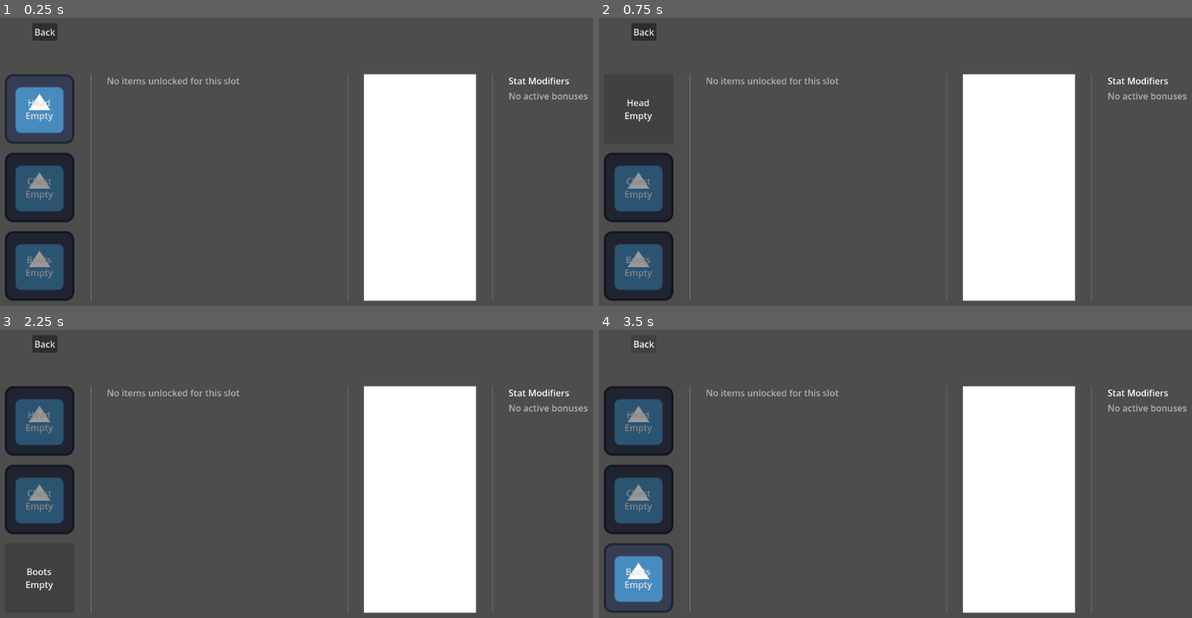
Above: before the commit, frames 1-4 (two rows, left to right).
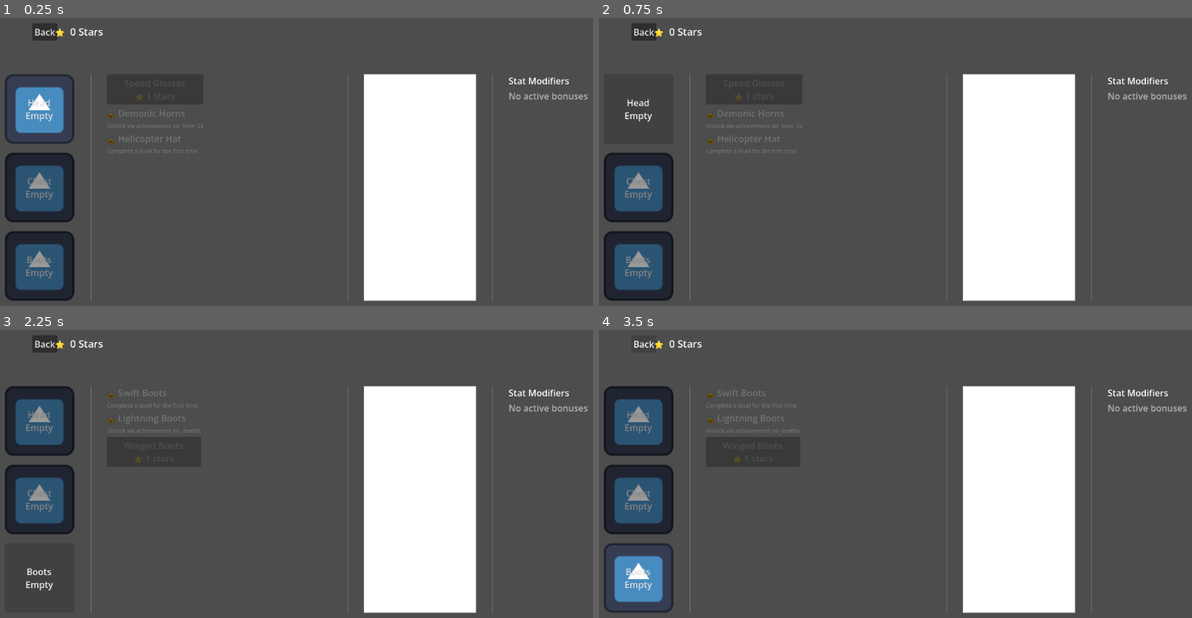
Above: after the commit, the same moments.

Repository: jpvds1/DDJD
Game: Godot game, scene res://scenes/ui/customization_menu.tscn
The game is run twice, just before and just after one commit, with the same random seed, the same clock (stepped at 60 frames per second) and the same inputs. This scene is started directly instead of the project's main scene. The engine's default icon, where the game draws it, is replaced by a stand-in: a white triangle on a blue panel in a dark square.
Inputs:
- Up to frame 1 (0.25 s): no input
- Up to frame 2 (0.75 s): click "Head Empty" at 0.5 s
- Up to frame 3 (2.25 s): click "Chest Empty" at 1.25 s; click "Boots Empty" at 2 s
- Up to frame 4 (3.5 s): click "Back" at 2.75 s

The runs differ from the first frame. In frame 1, 0.6% of the frame differs, in the area x 9-41%, y 3-48%; in frame 2, 0.6%; in frame 3, 0.5%; in frame 4, 0.5%.
Error before the commit: Invalid call. Nonexistent function 'change_GUI_scene' in base 'Nil'. (res://scripts/ui/customization_menu.gd:199)
Error after the commit: Invalid call. Nonexistent function 'change_GUI_scene' in base 'Nil'. (res://scripts/ui/customization_menu.gd:259)

Commit message:
feat: customization menu updated

Diff:
--- a/platformer-game/resources/gear_items/Boots/LightningBoots.tres
+++ b/platformer-game/resources/gear_items/Boots/LightningBoots.tres
@@ -6,6 +6,8 @@
 script = ExtResource("1_530fq")
 item_name = "Lightning Boots"
 slot = 2
+unlock_type = 3
+achievement_id = "no_deaths"
 dash_cooldown_reduction = 0.5
 extra_dashes = 1
 metadata/_custom_type_script = "uid://1mwlo1yrpnfc"
--- a/platformer-game/resources/gear_items/Boots/WingedBoots.tres
+++ b/platformer-game/resources/gear_items/Boots/WingedBoots.tres
@@ -6,6 +6,8 @@
 script = ExtResource("1_2ymrx")
 item_name = "Winged Boots"
 slot = 2
+unlock_type = 2
+star_cost = 1
 jump_velocity_bonus = 2.0
 extra_jumps = 1
 metadata/_custom_type_script = "uid://1mwlo1yrpnfc"
--- a/platformer-game/resources/gear_items/Chest/AngelWings.tres
+++ b/platformer-game/resources/gear_items/Chest/AngelWings.tres
@@ -6,6 +6,8 @@
 script = ExtResource("1_vf8i5")
 item_name = "Angel Wings"
 slot = 1
+unlock_type = 3
+achievement_id = "no_extra_jumps"
 jump_velocity_bonus = 1.0
 extra_jumps = 1
 metadata/_custom_type_script = "uid://1mwlo1yrpnfc"
--- a/platformer-game/resources/gear_items/Chest/RocketChest.tres
+++ b/platformer-game/resources/gear_items/Chest/RocketChest.tres
@@ -6,5 +6,7 @@
 script = ExtResource("1_4jiwo")
 item_name = "Rocketed Chestplate"
 slot = 1
+unlock_type = 2
+star_cost = 1
 dash_cooldown_reduction = 0.2
 metadata/_custom_type_script = "uid://1mwlo1yrpnfc"
--- a/platformer-game/resources/gear_items/Head/DemonHorns.tres
+++ b/platformer-game/resources/gear_items/Head/DemonHorns.tres
@@ -5,6 +5,8 @@
 [resource]
 script = ExtResource("1_jjddy")
 item_name = "Demonic Horns"
+unlock_type = 3
+achievement_id = "air_time_5s"
 jump_velocity_bonus = -2.0
 extra_jumps = -1
 dash_cooldown_reduction = 0.5
--- a/platformer-game/resources/gear_items/Head/SpeedGlasses.tres
+++ b/platformer-game/resources/gear_items/Head/SpeedGlasses.tres
@@ -5,6 +5,8 @@
 [resource]
 script = ExtResource("1_q18i4")
 item_name = "Speed Glasses"
+unlock_type = 2
+star_cost = 1
 speed_bonus = 5.0
 acceleration_bonus = 2.0
 extra_jumps = -1
--- a/platformer-game/scenes/ui/customization_menu.tscn
+++ b/platformer-game/scenes/ui/customization_menu.tscn
@@ -98,5 +98,14 @@
 offset_bottom = 62.0
 text = "Back"
 
+[node name="StarsLabel" type="Label" parent="." unique_id=1384729103]
+layout_mode = 0
+offset_left = 145.0
+offset_top = 33.0
+offset_right = 375.0
+offset_bottom = 61.0
+theme_override_font_sizes/font_size = 18
+text = "⭐  0 Stars"
+
 [connection signal="pressed" from="HBoxContainer/VBoxContainer/ActiveHeadGear" to="." method="_on_active_head_gear_pressed"]
 [connection signal="pressed" from="BackButton" to="." method="_on_back_button_pressed"]
--- a/platformer-game/scripts/ui/customization_menu.gd
+++ b/platformer-game/scripts/ui/customization_menu.gd
@@ -9,10 +9,9 @@
 @onready var boots_button: Button = $HBoxContainer/VBoxContainer/ActiveBootsGear
 
 @onready var grid_container: GridContainer = $HBoxContainer/GridContainer
-
 @onready var stats_vbox: VBoxContainer = $HBoxContainer/StatsVBox
-
 @onready var back_button: Button = $BackButton
+@onready var stars_label: Label = $StarsLabel
 
 # ---------------------------------------------------------
 # State
@@ -42,9 +41,11 @@
 const COLOR_SELECTED   := Color(1.0, 1.0, 1.0, 1.0)
 const COLOR_UNSELECTED := Color(0.6, 0.6, 0.6, 1.0)
 const COLOR_EQUIPPED   := Color(1.0, 0.85, 0.2, 1.0)
-const COLOR_BONUS_POS  := Color(0.35, 1.0, 0.45, 1.0)
-const COLOR_BONUS_NEG  := Color(1.0, 0.38, 0.38, 1.0)
-const COLOR_NO_BONUS   := Color(0.7, 0.7, 0.7, 1.0)
+const COLOR_LOCKED     := Color(0.45, 0.45, 0.45, 1.0)
+const COLOR_BUYABLE    := Color(0.4,  0.85, 1.0,  1.0)
+const COLOR_BONUS_POS  := Color(0.35, 1.0,  0.45, 1.0)
+const COLOR_BONUS_NEG  := Color(1.0,  0.38, 0.38, 1.0)
+const COLOR_NO_BONUS   := Color(0.7,  0.7,  0.7,  1.0)
 
 # ---------------------------------------------------------
 # Lifecycle
@@ -62,8 +63,11 @@
 	chest_button.pressed.connect(_on_slot_button_pressed.bind(GearItem.Slot.CHEST))
 	boots_button.pressed.connect(_on_slot_button_pressed.bind(GearItem.Slot.BOOTS))
 
-	GlobalInventory.equipment_changed.connect(_on_equipment_changed)
-
+	GlobalInventory.equipment_changed.connect(_on_inventory_changed)
+	GlobalInventory.unlock_changed.connect(_on_inventory_changed)
+	GlobalInventory.stars_changed.connect(_on_stars_changed)
+
+	_update_stars_label(GlobalInventory.total_stars)
 	_on_slot_button_pressed(GearItem.Slot.HEAD)
 
 # ---------------------------------------------------------
@@ -93,32 +97,72 @@
 	for child in grid_container.get_children():
 		child.queue_free()
 
-	var available: Array[GearItem] = []
-	for item: GearItem in GlobalInventory.unlocked_items:
+	var slot_items: Array[GearItem] = []
+	for item: GearItem in GlobalInventory.all_gear:
 		if item.slot == _selected_slot:
-			available.append(item)
-
-	if available.is_empty():
+			slot_items.append(item)
+
+	if slot_items.is_empty():
 		var placeholder := Label.new()
 		placeholder.text = "No items unlocked for this slot"
 		placeholder.modulate = COLOR_NO_BONUS
 		grid_container.add_child(placeholder)
-	else:
+		return
+
+	if GlobalInventory.equipped_gear[_selected_slot] != null:
 		var unequip_btn := Button.new()
 		unequip_btn.text = "Unequip"
 		unequip_btn.pressed.connect(_on_unequip_pressed)
 		grid_container.add_child(unequip_btn)
 
-		var currently_equipped: GearItem = GlobalInventory.equipped_gear[_selected_slot]
-		for item in available:
+	var currently_equipped: GearItem = GlobalInventory.equipped_gear[_selected_slot]
+
+	for item: GearItem in slot_items:
+		if GlobalInventory.is_item_unlocked(item):
+			_add_equip_button(item, item == currently_equipped)
+		else:
+			_add_locked_entry(item)
+
+func _add_equip_button(item: GearItem, is_equipped: bool) -> void:
+	var btn := Button.new()
+	btn.text = item.item_name
+	btn.modulate = COLOR_EQUIPPED if is_equipped else COLOR_SELECTED
+	btn.pressed.connect(_on_gear_item_pressed.bind(item))
+	grid_container.add_child(btn)
+
+func _add_locked_entry(item: GearItem) -> void:
+	match item.unlock_type:
+		GearItem.UnlockType.PURCHASE:
 			var btn := Button.new()
-			btn.text = item.item_name
-
-			if item == currently_equipped:
-				btn.modulate = COLOR_EQUIPPED
-
-			btn.pressed.connect(_on_gear_item_pressed.bind(item))
+			var can_buy := GlobalInventory.can_purchase(item)
+			btn.text = "%s\n⭐ %d stars" % [item.item_name, item.star_cost]
+			btn.modulate = COLOR_BUYABLE if can_buy else COLOR_LOCKED
+			btn.disabled = not can_buy
+			btn.pressed.connect(_on_purchase_pressed.bind(item))
 			grid_container.add_child(btn)
+
+		_:
+			var container := VBoxContainer.new()
+			var name_lbl := Label.new()
+			name_lbl.text =  "🔒 " + item.item_name
+			name_lbl.modulate = COLOR_LOCKED
+			container.add_child(name_lbl)
+
+			var desc := item.unlock_description
+			if desc == "":
+				match item.unlock_type:
+					GearItem.UnlockType.LEVEL_COMPLETION:
+						desc = "Complete a level for the first time"
+					GearItem.UnlockType.ACHIEVEMENT:
+						desc = "Unlock via achievement " + item.achievement_id
+
+			var desc_lbl := Label.new()
+			desc_lbl.text = desc
+			desc_lbl.modulate = COLOR_LOCKED
+			desc_lbl.add_theme_font_size_override("font_size", 10)
+			container.add_child(desc_lbl)
+
+			grid_container.add_child(container)
 
 # ---------------------------------------------------------
 # Stats
@@ -181,6 +225,14 @@
 		stats_vbox.add_child(lbl)
 
 # ---------------------------------------------------------
+# Stars
+# ---------------------------------------------------------
+
+func _update_stars_label(new_total: int) -> void:
+	if is_instance_valid(stars_label):
+		stars_label.text = "⭐  %d Stars" % new_total
+
+# ---------------------------------------------------------
 # Callbacks
 # ---------------------------------------------------------
 
@@ -190,10 +242,18 @@
 func _on_unequip_pressed() -> void:
 	GlobalInventory.unequip(_selected_slot)
 
-func _on_equipment_changed() -> void:
+func _on_purchase_pressed(item: GearItem) -> void:
+	if GlobalInventory.purchase_item(item):
+		GlobalInventory.equip(item)
+
+func _on_inventory_changed() -> void:
 	_refresh_slot_buttons()
 	_refresh_grid()
 	_refresh_stats_panel()
 
+func _on_stars_changed(new_total: int) -> void:
+	_update_stars_label(new_total)
+	_refresh_grid()
+
 func _on_back_button_pressed() -> void:
 	Global.game_controller.change_GUI_scene("res://scenes/ui/main_menu.tscn")
